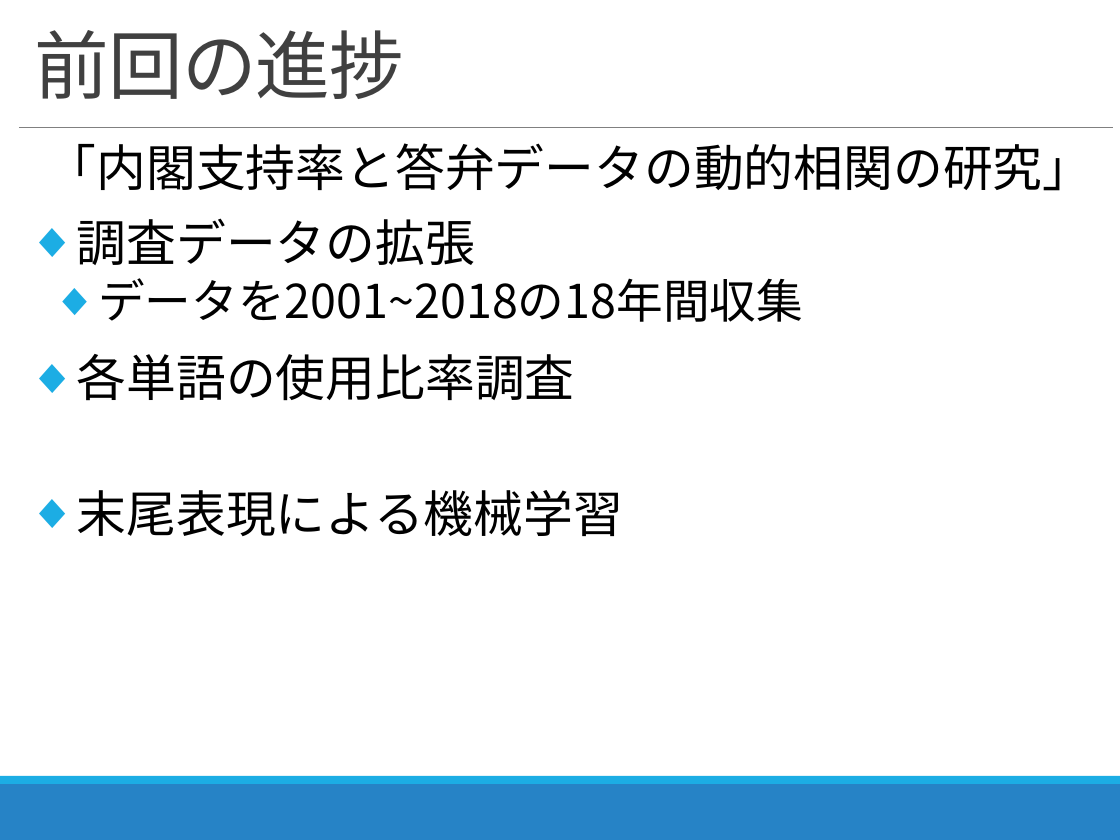
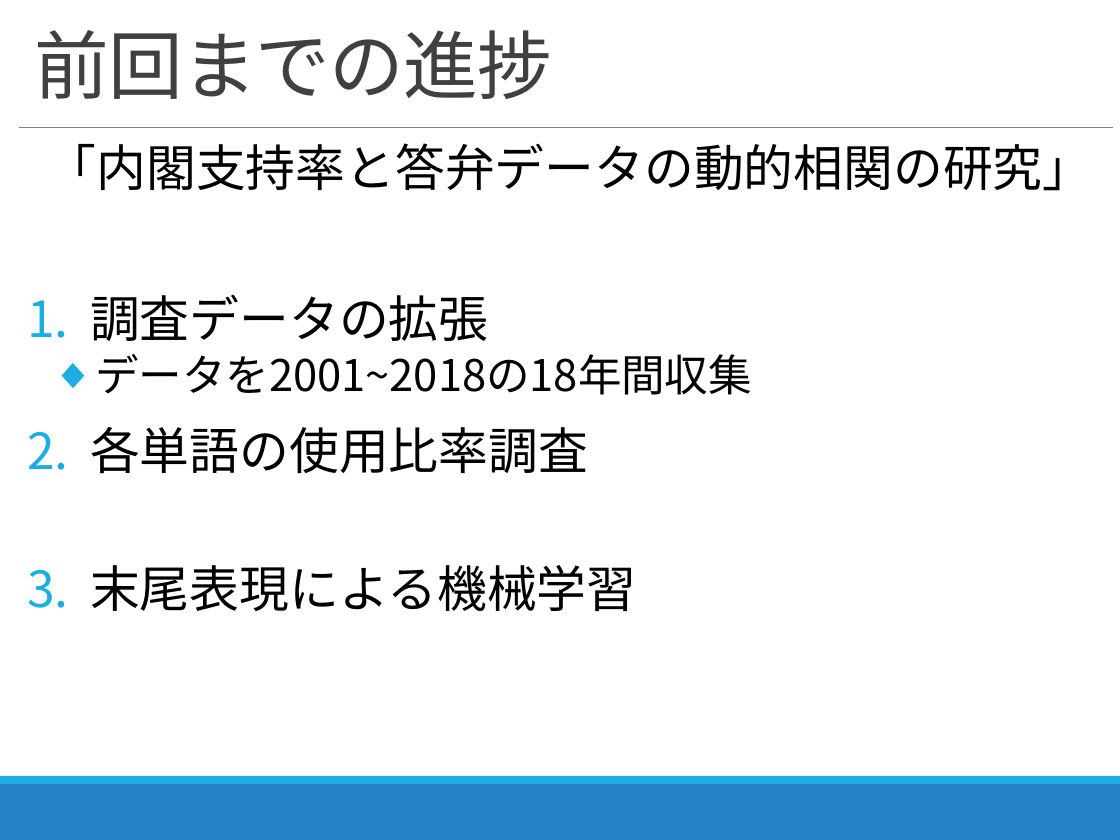
Before and after one commit to zerebom/amazon_sclapiing, a slide deck: slide 4 of 2018_11_07_進捗報告.pptx (slide 3 before the commit). Drawn at 1120x840 pixels with LibreOffice and Linux fonts; fonts in the diff are those of the drawing. Boxes give left, top, right and bottom in pixels: in the first picture for what was removed or moved away, otherwise in the second. Text is boxed around its words. In the diff, an @@ line names an element or a change of style, - is before the commit and + after.

```diff
--- a/2018_11_07_進捗報告.pptx
+++ b/2018_11_07_進捗報告.pptx
@@ title at <box>34,30,552,99</box>: text changed @@
-前回の進捗
+前回までの進捗
@@ text at <box>90,294,752,611</box>: size 30 to 28 pt in "データを2001~2018の18年間収集"; bullet ◆ to 1. @@
```
Also in this commit, not shown: 9 other slides changed, 8 slides added, 24 other files.
